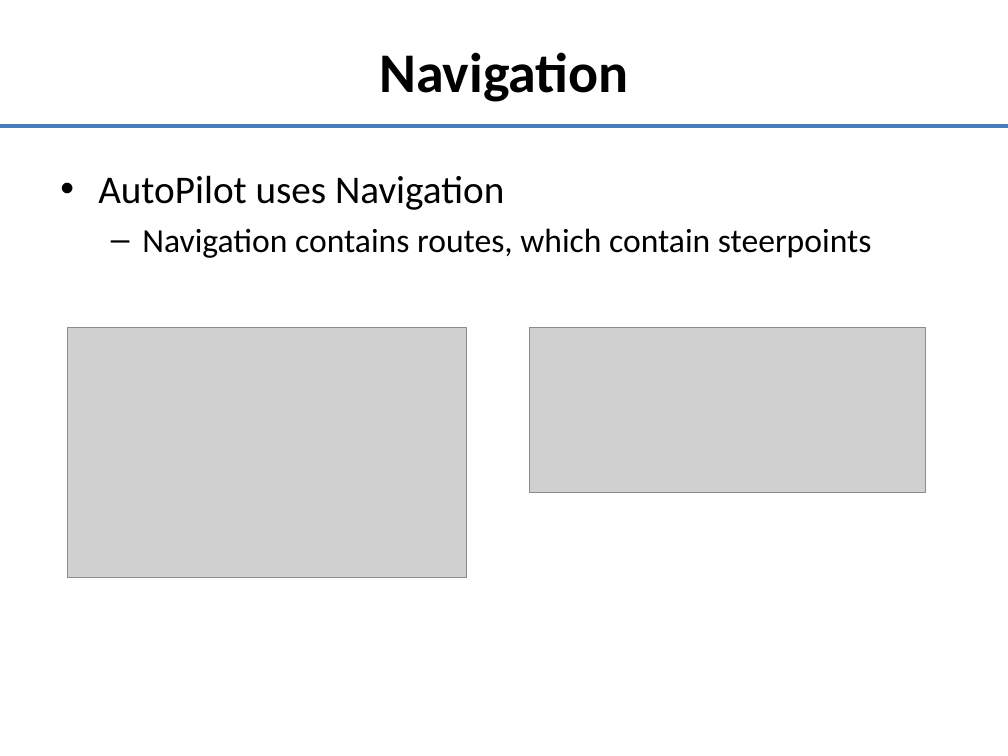
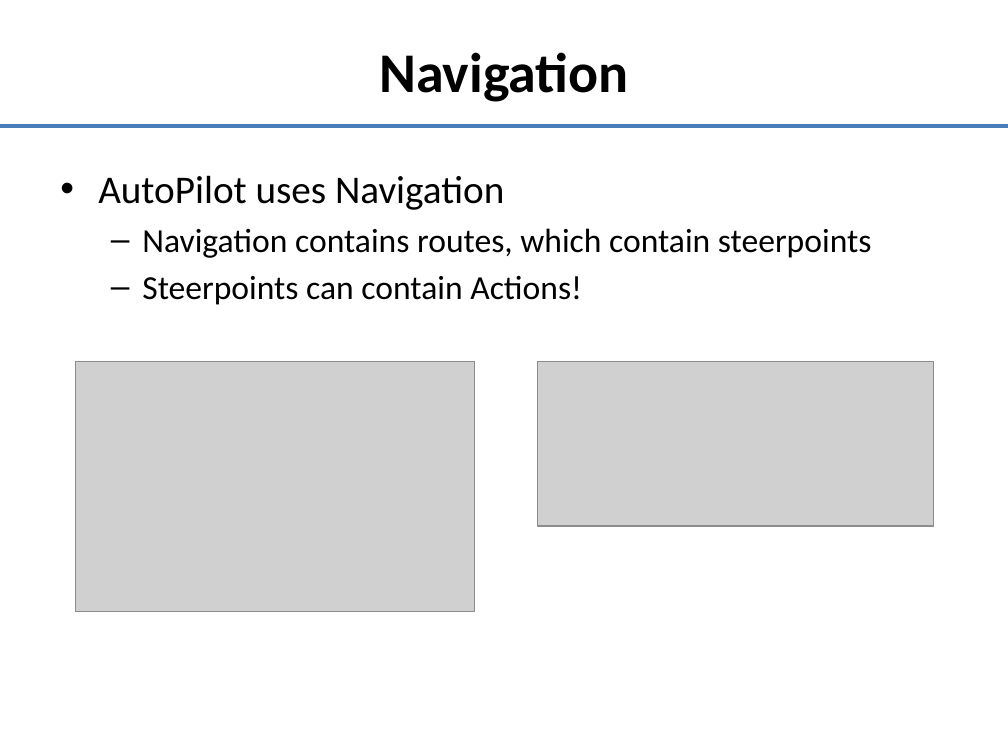
Before and after one commit to doughodson/OpenEaagles, a slide deck: slide 23 of doc/umlDiagrams/player-control-logic.pptx (slide 20 before the commit). Drawn at 1008x756 pixels with LibreOffice and Linux fonts; fonts in the diff are those of the drawing; grey boxes stand for pictures. Boxes give left, top, right and bottom in pixels: in the first picture for what was removed or moved away, otherwise in the second. Text is boxed around its words. In the diff, an @@ line names an element or a change of style, - is before the commit and + after.

```diff
--- a/doc/umlDiagrams/player-control-logic.pptx
+++ b/doc/umlDiagrams/player-control-logic.pptx
@@ text at [142, 275, 582, 305]: paragraph added @@
+  – Steerpoints can contain Actions!
@@ picture: place and size @@
-picture at [68, 328, 467, 578]
+picture at [76, 361, 475, 611]
@@ picture: place and size @@
-picture at [529, 328, 925, 493]
+picture at [537, 361, 933, 526]
```
Also in this commit, not shown: 3 other slides changed, 4 slides added.
